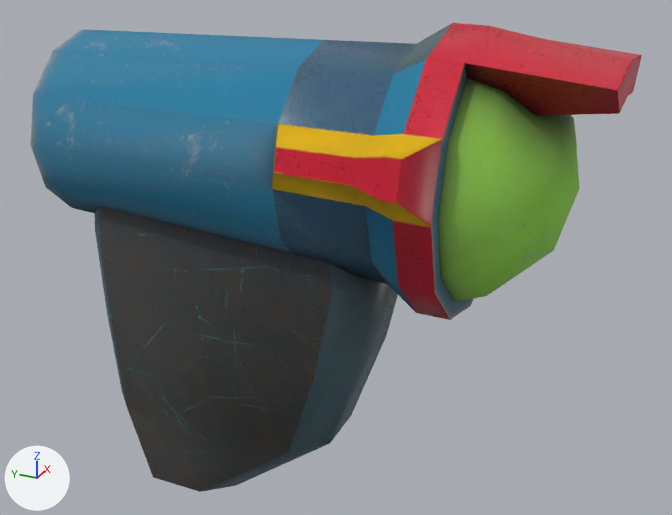
Renders of the FBX model Assets/Meshes/Items/disbander_pistol.fbx from each side of a commit.
Camera for both pictures: a camera (50 mm lens) standing at (-0.136, -0.082, 0.0947) and looking at (0.0041, -0.0189, 0.0247). The axes (+X, +Y, +Z) are drawn at lower left. The lights are the same throughout. Where no turn or scale is listed for an object, it has been applied to the vertices.

Objects in the first picture: 'Disbander'.
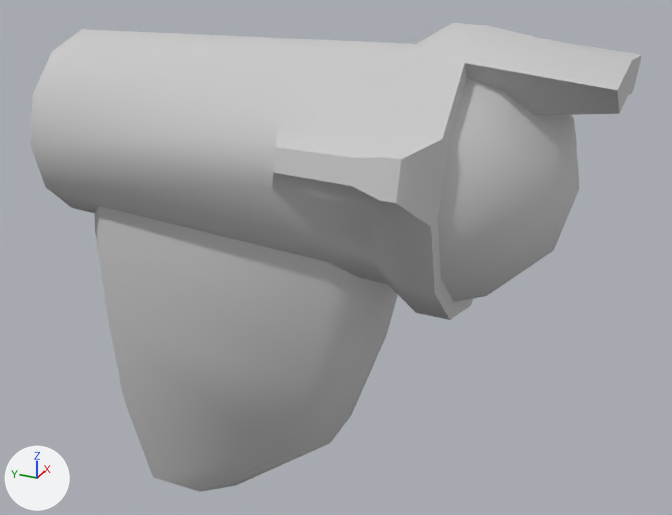
Edits to the bpy script that builds the scene:
```text
Change mat_disbander_m:
    remove # nodes: BsdfPrincipled, NormalMap, OutputMaterial, TexImage x3
    remove # uses the picture img_disbander_pistol_disbander_m_albedotransparency_png
    remove # uses the picture img_disbander_pistol_disbander_m_metallicsmoothness_png
    remove # uses the picture img_disbander_pistol_disbander_m_normal_png
    nodes: BsdfPrincipled, OutputMaterial
    colours: light grey #cacaca
```

Pixel boxes [x1, y1, x2, y2] of what changed, in the pictures (672 x 515 px):
'Disbander', surface changed: [31, 23, 642, 492] in both
